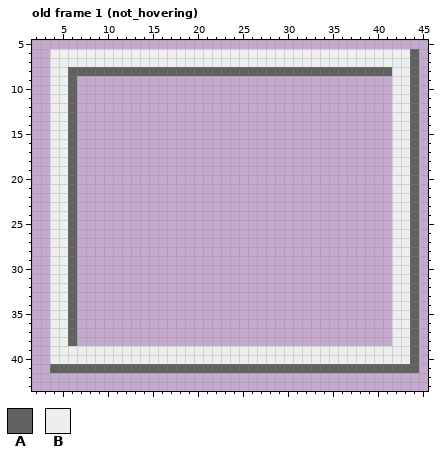
A pixel-art file gets an edit: assets/ui/character_box.aseprite. This is how it looked before the edit.
49x48 pixels, 10 frames. Shown: old frame 1 (not_hovering): x 2..45, y 5..43. The commit also changed other frames, which this record leaves out.
Visible layers, top first: "star", "border".
Palette (. is transparent): A #616161  B #eeeeee
Pixels before, old frame 1 (not_hovering), first column x 4:
 6 BBBBBBBBBBBBBBBBBBBBBBBBBBBBBBBBBBBBBBBBA
 7 BBBBBBBBBBBBBBBBBBBBBBBBBBBBBBBBBBBBBBBBA
 8 BBAAAAAAAAAAAAAAAAAAAAAAAAAAAAAAAAAAAABBA
 9 BBA...................................BBA
10 BBA...................................BBA
11 BBA...................................BBA
12 BBA...................................BBA
13 BBA...................................BBA
14 BBA...................................BBA
15 BBA...................................BBA
16 BBA...................................BBA
17 BBA...................................BBA
18 BBA...................................BBA
19 BBA...................................BBA
20 BBA...................................BBA
21 BBA...................................BBA
22 BBA...................................BBA
23 BBA...................................BBA
24 BBA...................................BBA
25 BBA...................................BBA
26 BBA...................................BBA
27 BBA...................................BBA
28 BBA...................................BBA
29 BBA...................................BBA
30 BBA...................................BBA
31 BBA...................................BBA
32 BBA...................................BBA
33 BBA...................................BBA
34 BBA...................................BBA
35 BBA...................................BBA
36 BBA...................................BBA
37 BBA...................................BBA
38 BBA...................................BBA
39 BBBBBBBBBBBBBBBBBBBBBBBBBBBBBBBBBBBBBBBBA
40 BBBBBBBBBBBBBBBBBBBBBBBBBBBBBBBBBBBBBBBBA
41 AAAAAAAAAAAAAAAAAAAAAAAAAAAAAAAAAAAAAAAAA
New version:
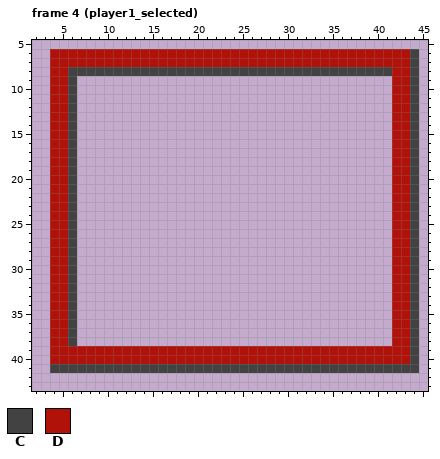
Colours new in this view: C #424242  D #b0120a
A new or re-ordered frame is compared with the old frame closest to it.
The edit:
frames 10 -> 12
Changed rows in their new state; - is an unchanged pixel.
Frame 4 (player1_selected) is new; against old frame 1 (not_hovering), layer "border":
first column x 4:
 6 DDDDDDDDDDDDDDDDDDDDDDDDDDDDDDDDDDDDDDDDC
 7 DDDDDDDDDDDDDDDDDDDDDDDDDDDDDDDDDDDDDDDDC
 8 DDCCCCCCCCCCCCCCCCCCCCCCCCCCCCCCCCCCCCDDC
 9 DDC-----------------------------------DDC
10 DDC-----------------------------------DDC
11 DDC-----------------------------------DDC
12 DDC-----------------------------------DDC
13 DDC-----------------------------------DDC
14 DDC-----------------------------------DDC
15 DDC-----------------------------------DDC
16 DDC-----------------------------------DDC
17 DDC-----------------------------------DDC
18 DDC-----------------------------------DDC
19 DDC-----------------------------------DDC
20 DDC-----------------------------------DDC
21 DDC-----------------------------------DDC
22 DDC-----------------------------------DDC
23 DDC-----------------------------------DDC
24 DDC-----------------------------------DDC
25 DDC-----------------------------------DDC
26 DDC-----------------------------------DDC
27 DDC-----------------------------------DDC
28 DDC-----------------------------------DDC
29 DDC-----------------------------------DDC
30 DDC-----------------------------------DDC
31 DDC-----------------------------------DDC
32 DDC-----------------------------------DDC
33 DDC-----------------------------------DDC
34 DDC-----------------------------------DDC
35 DDC-----------------------------------DDC
36 DDC-----------------------------------DDC
37 DDC-----------------------------------DDC
38 DDC-----------------------------------DDC
39 DDDDDDDDDDDDDDDDDDDDDDDDDDDDDDDDDDDDDDDDC
40 DDDDDDDDDDDDDDDDDDDDDDDDDDDDDDDDDDDDDDDDC
41 CCCCCCCCCCCCCCCCCCCCCCCCCCCCCCCCCCCCCCCCC
Pixel boxes of the changes (left, top, right, bottom) in both pictures:
changed: (50, 49, 419, 373)
